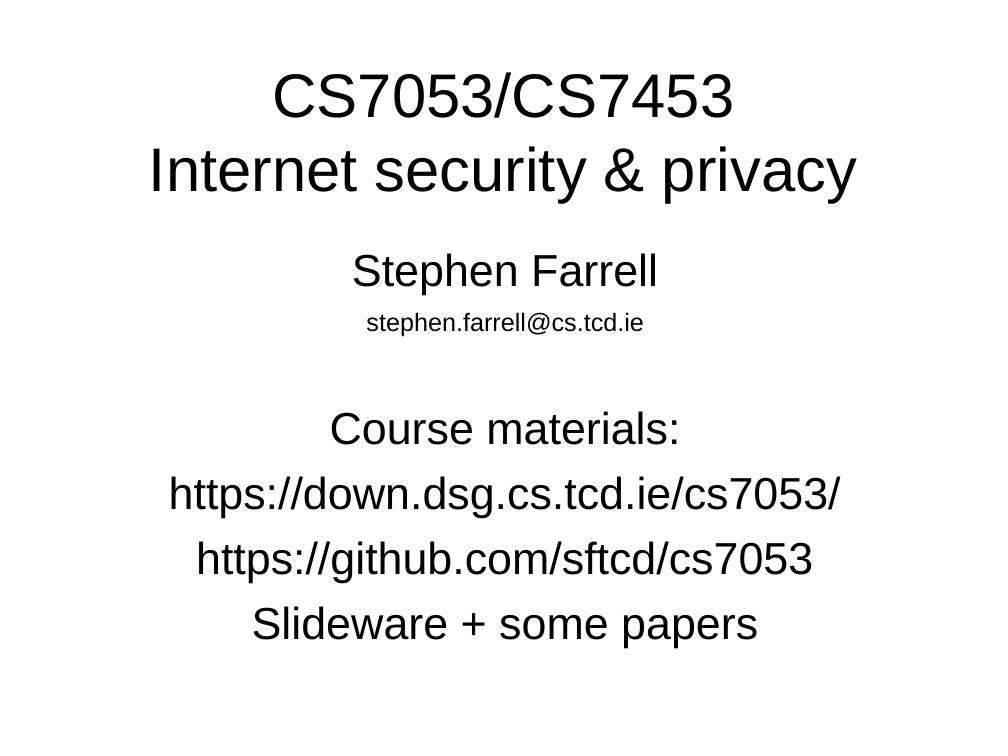
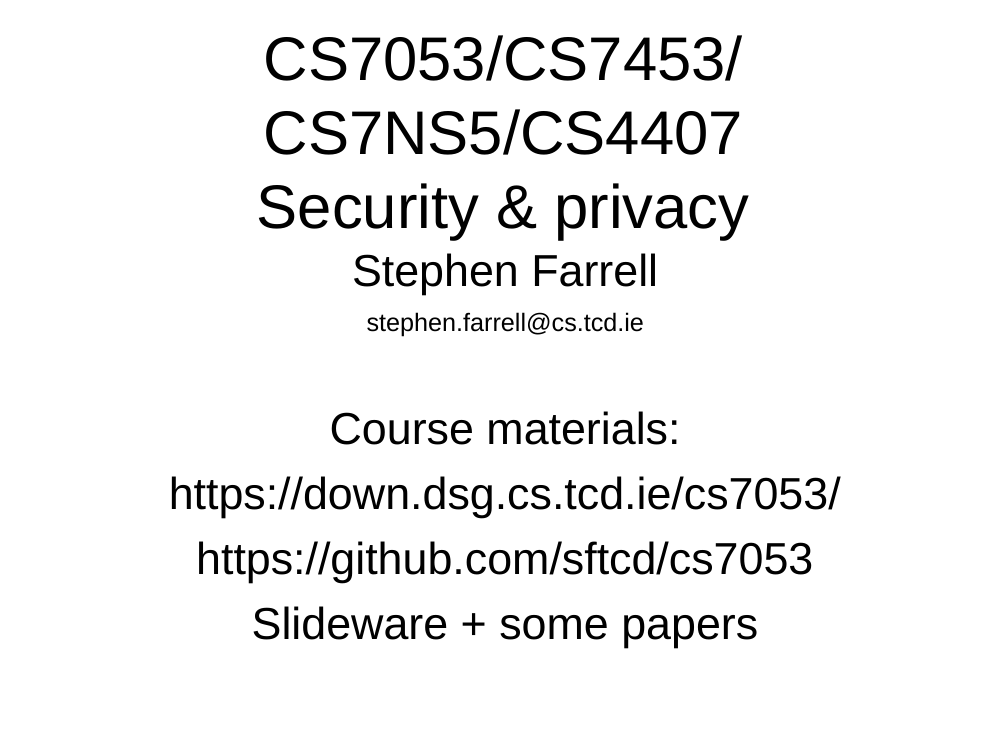
Before and after one commit to sftcd/cs7053, a slide deck: slide 1 of 2016lectures/01-intro.ppt. Drawn at 1008x756 pixels with LibreOffice and Linux fonts; fonts in the diff are those of the drawing. Boxes give left, top, right and bottom in pixels: in the first picture for what was removed or moved away, otherwise in the second. Text is boxed around its words. In the diff, an @@ line names an element or a change of style, - is before the commit and + after.

```diff
--- a/2016lectures/01-intro.ppt
+++ b/2016lectures/01-intro.ppt
@@ title at (257, 35, 749, 240): text changed @@
-CS7053/CS7453
-Internet security & privacy
+CS7053/CS7453/
+CS7NS5/CS4407
+Security & privacy
```
Also in this commit, not shown: 10 other slides changed, 2 other files.
